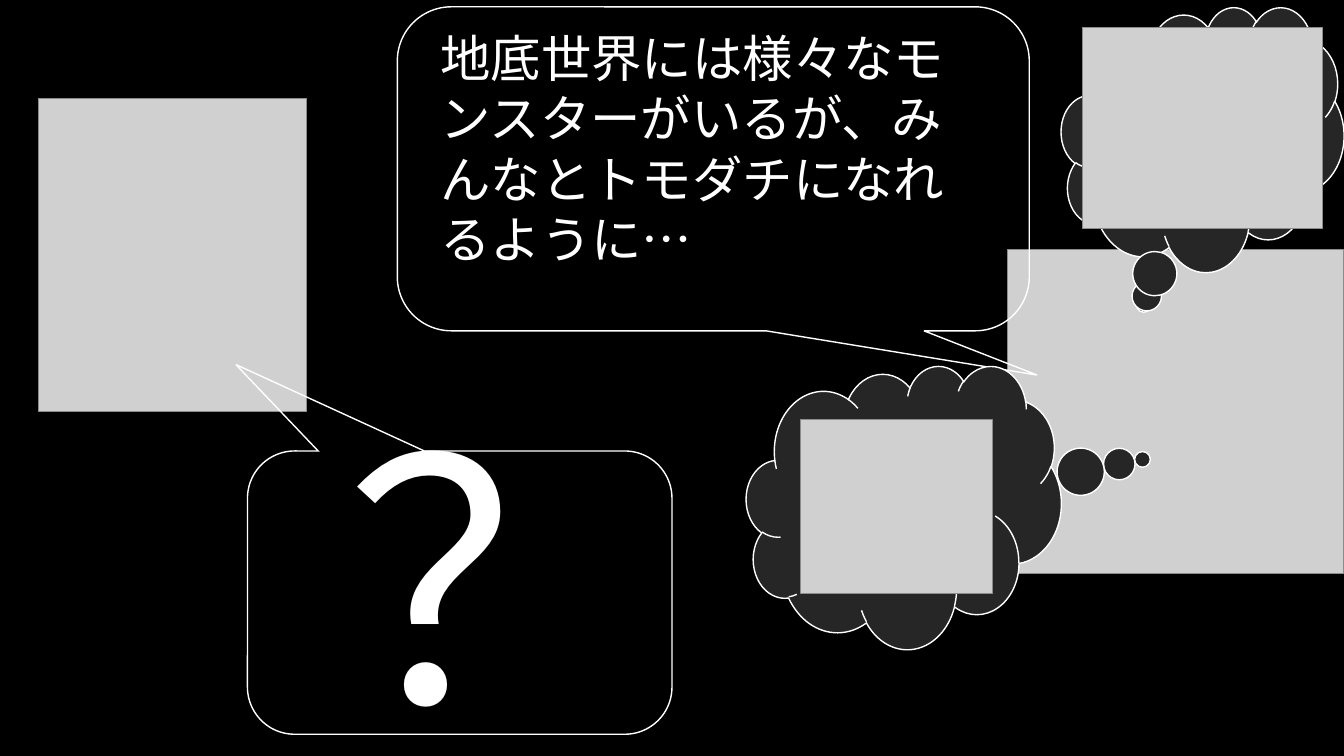
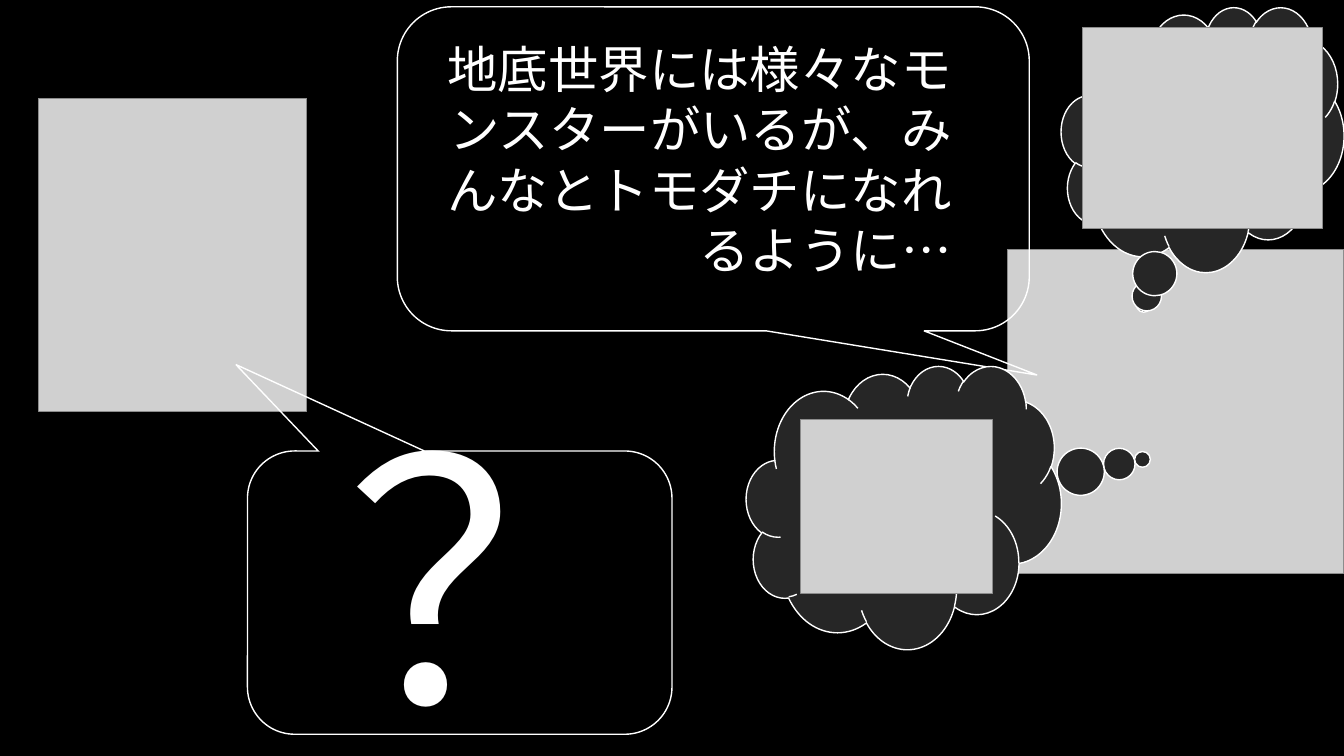
Before and after one commit to nkc20236093/kikaku, a slide deck: slide 7 of Kikaku_1/Undertaleの宣伝.pptx. Drawn at 1344x756 pixels with LibreOffice and Linux fonts; fonts in the diff are those of the drawing; grey boxes stand for pictures. Boxes give left, top, right and bottom in pixels: in the first picture for what was removed or moved away, otherwise in the second. Text is boxed around its words. In the diff, an @@ line names an element or a change of style, - is before the commit and + after.

```diff
--- a/Kikaku_1/Undertaleの宣伝.pptx
+++ b/Kikaku_1/Undertaleの宣伝.pptx
@@ text "地底世界には様々なモンスターがいるが、みんなとトモダチになれるように…": place and size @@
-text "地底世界には様々なモンスターがいるが、みんなとトモダチになれるように…" at [440,34,944,261]
+text "地底世界には様々なモンスターがいるが、みんなとトモダチになれるように…" at [448,45,952,272]
@@ text "地底世界には様々なモンスターがいるが、みんなとトモダチになれるように…" at [448,45,952,272]: alignment left to right @@
```
Also in this commit, not shown: 6 other slides changed.
